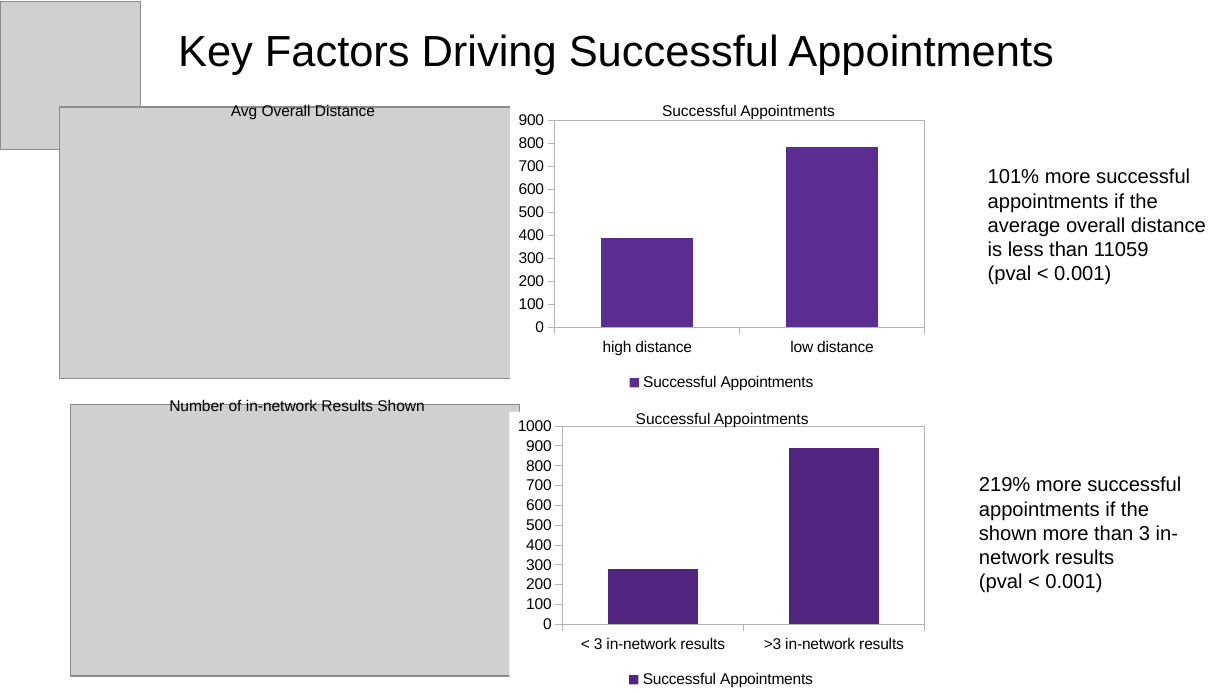
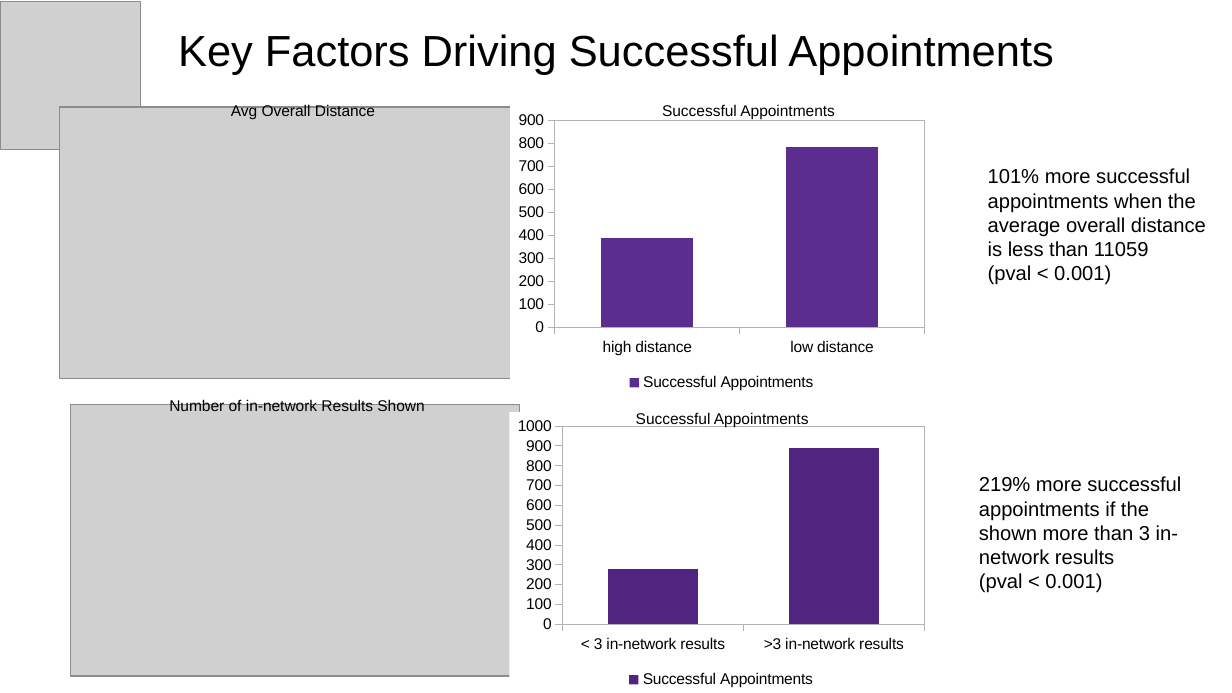
Before and after one commit to consta35/Springboard_AIC, a slide deck: slide 8 of Opencare_challenge/Opencare_deck.odp. Drawn at 1232x693 pixels with LibreOffice and Linux fonts; fonts in the diff are those of the drawing; grey boxes stand for pictures. Boxes give left, top, right and bottom in pixels: in the first picture for what was removed or moved away, otherwise in the second. Text is boxed around its words. In the diff, an @@ line names an element or a change of style, - is before the commit and + after.

```diff
--- a/Opencare_challenge/Opencare_deck.odp
+++ b/Opencare_challenge/Opencare_deck.odp
@@ text at bbox=[988, 168, 1206, 257]: text changed @@
-101% more successful appointments if the average overall distance is less than 11059
+101% more successful appointments when the average overall distance is less than 11059
```
Also in this commit, not shown: 3 other slides changed, 3 other files.
